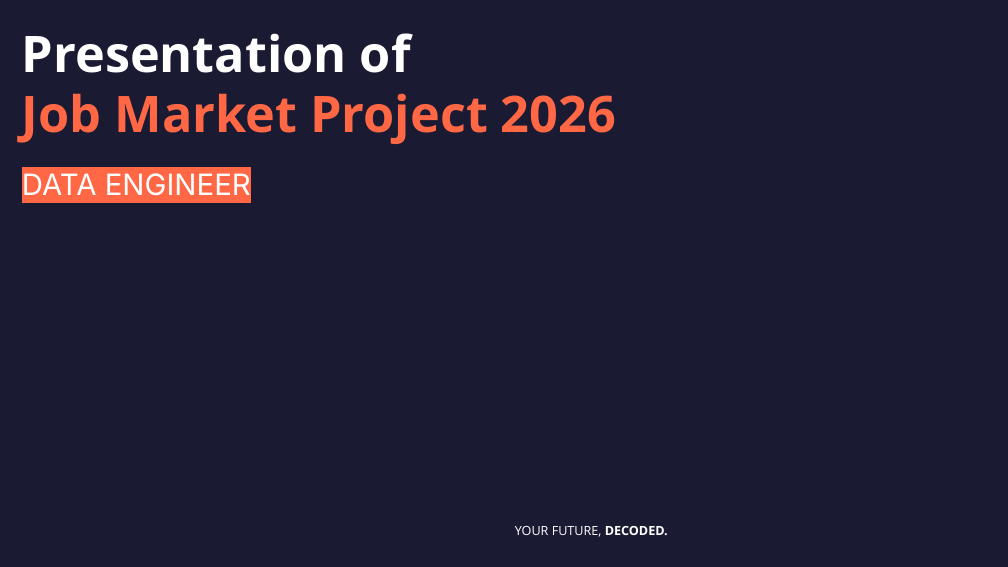
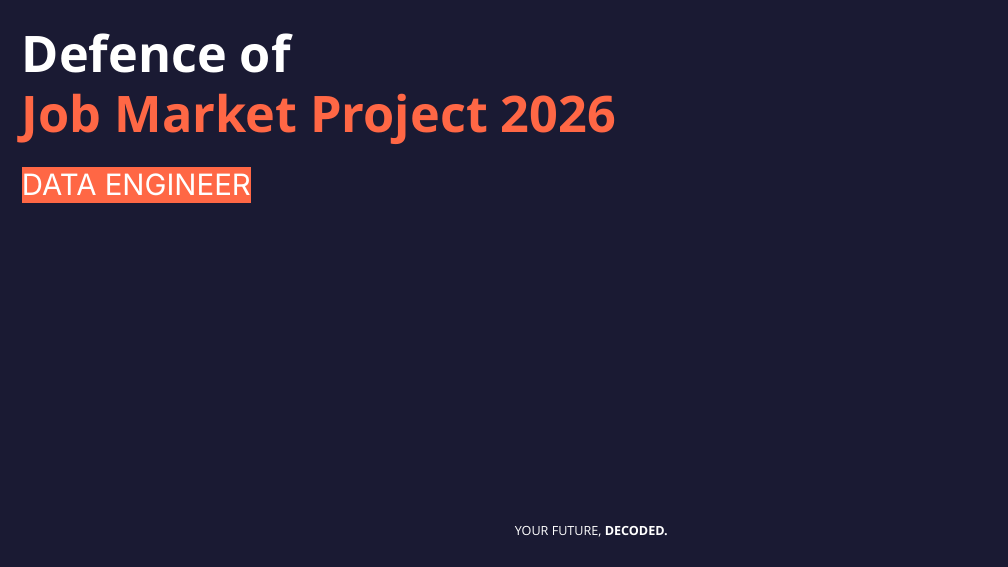
Before and after one commit to DataScientest-Studio/jun26bde-job-market, a slide deck: slide 1 of docs/defence/Defence.pptx. Drawn at 1008x567 pixels with LibreOffice and Linux fonts; fonts in the diff are those of the drawing; background and template pictures are left out. Boxes give left, top, right and bottom in pixels: in the first picture for what was removed or moved away, otherwise in the second. Text is boxed around its words. In the diff, an @@ line names an element or a change of style, - is before the commit and + after.

```diff
--- a/docs/defence/Defence.pptx
+++ b/docs/defence/Defence.pptx
@@ title at [22, 33, 291, 73]: text changed @@
-Presentation of
+Defence of
```
Also in this commit, not shown: 3 other slides changed, 7 slides added, 2 slides removed, 8 other files.
